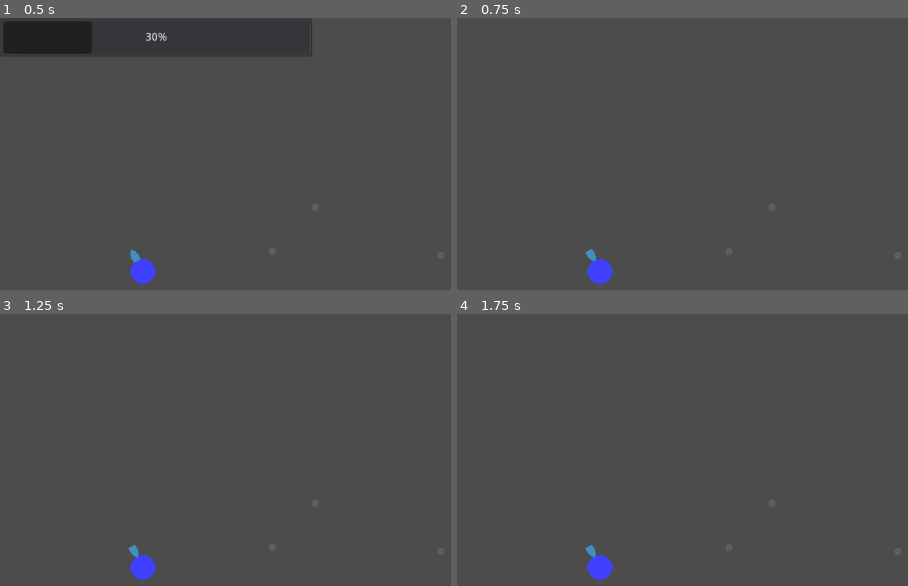
Above: before the commit, frames 1-4 (two rows, left to right).
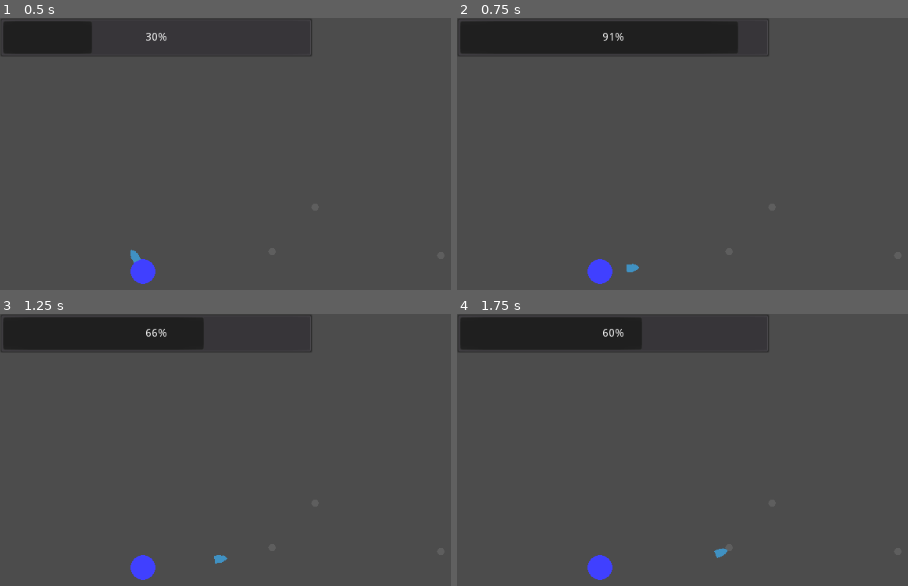
Above: after the commit, the same moments.

Repository: MariusBP/SpacePuzzle
Game: Godot game, scene res://Maps/Demo.tscn
The game is run twice, just before and just after one commit, with the same random seed, the same clock (stepped at 60 frames per second) and the same inputs.
Inputs (mouse positions are in pixels of both pictures, inside the frame that each line leads up to):
- Up to frame 1 (0.5 s): no input
- Up to frame 2 (0.75 s): tap Enter (ui_accept) at 0.5 s; move the mouse to (outside the picture) at 0.52 s; press the mouse at (outside the picture) at 0.53 s
- Up to frame 3 (1.25 s): tap Enter (ui_accept) at 0.77, 1.07 s; right-click (outside the picture) at 0.8 s
- Up to frame 4 (1.75 s): move the mouse to (696, 572) at 1.27 s; release the mouse at (696, 572) at 1.28 s; right-click (696, 572) at 1.35 s; tap Enter (ui_accept) at 1.52, 1.55 s

Frame 1 is identical in both runs. In frame 2, 7.7% of the frame differs, in the area x 0-70%, y 0-94%; in frame 3, 5.6%; in frame 4, 5.1%.

Commit message:
Implemented fuel

Diff:
--- a/Player/Player.gd
+++ b/Player/Player.gd
@@ -3,16 +3,19 @@
 onready var Planets = get_node("../Planets")
 onready var PlanetStart = get_node("../Planets/PlanetStart")
 onready var LaunchPower = get_node("../GUI/VContainer/Bars/LaunchPower")
+onready var FuelGauge = get_node("../GUI/VContainer/Bars/FuelGauge")
 
 enum {
 	LAUNCH
 	MOVE
+	DRIFTING
 	LANDED
 }
 
 var state = LAUNCH
 
 func _ready():
+	var _no_fuel_error = Stats.connect("no_fuel", self, "_on_no_fuel")
 	Stats.anchor_position = PlanetStart.global_position
 	set_global_position(PlanetStart.global_position)
 
@@ -22,21 +25,24 @@
 			launch_state(delta)
 		MOVE:
 			move_state(delta)
+		DRIFTING:
+			drifting_state(delta)
 
 func launch_state(_delta):
 	look_at(get_global_mouse_position())
 	set_global_position((Stats.anchor_position + Vector2(23, 0).rotated(rotation)))
 	if Stats.powering_up:
-		LaunchPower.value += 1
-		if LaunchPower.value >= 100:
+		LaunchPower.value += Stats.launch_power_delta
+		if LaunchPower.value >= Stats.launch_power_max:
 			Stats.powering_up = false
 	else:
-		LaunchPower.value -= 1
+		LaunchPower.value -= Stats.launch_power_delta
 		if LaunchPower.value <= 0:
 			Stats.powering_up = true
-	if Input.is_action_pressed("ui_accept"):
-		Stats.velocity = LaunchPower.value*Vector2(1,0).rotated(rotation)
+	if Input.is_action_pressed("boost"):
+		Stats.velocity = (LaunchPower.value+Stats.base_launch_power)*Vector2(1,0).rotated(rotation)
 		LaunchPower.visible = false
+		FuelGauge.visible = true
 		state = MOVE
 
 func move_state(delta):
@@ -44,11 +50,24 @@
 		var Planet = Planets.get_child(i)
 		Stats.velocity = Stats.velocity + acceleration(Planet.get_global_position(), get_global_position())*delta
 
-	if Input.is_action_pressed("ui_accept"):
+	if Input.is_action_pressed("boost"):
 		rotation = Stats.velocity.angle()
 		Stats.velocity = Stats.velocity + Stats.velocity.normalized() * Stats.thrust * delta
+		Stats.fuel -= Stats.fuel_drain*delta
+	elif Input.is_action_pressed("break"):
+		Stats.velocity = Stats.velocity - 0.9*Stats.velocity.normalized() * Stats.thrust * delta
+		Stats.fuel -= Stats.fuel_drain*0.9*delta
 	else:
 		rotation = Stats.velocity.angle()
+
+	Stats.has_collided = move_and_collide(Stats.velocity * delta)
+
+func drifting_state(delta):
+	for i in range(Planets.get_child_count()):
+		var Planet = Planets.get_child(i)
+		Stats.velocity = Stats.velocity + acceleration(Planet.get_global_position(), get_global_position())*delta
+
+	rotation = Stats.velocity.angle()
 
 	Stats.has_collided = move_and_collide(Stats.velocity * delta)
 
@@ -57,3 +76,14 @@
 	var length = direction.length()
 	var normal = direction.normalized()
 	return normal*Stats.G/pow(length, 2)
+
+
+func _on_no_fuel():
+	state = DRIFTING
+
+func _on_VisibilityNotifier2D_screen_exited():
+	pass
+
+
+func _on_VisibilityNotifier2D_screen_entered():
+	pass
--- a/Player/Player.tscn
+++ b/Player/Player.tscn
@@ -22,3 +22,7 @@
 [node name="AnimationPlayer" type="AnimationPlayer" parent="."]
 
 [node name="Stats" parent="." instance=ExtResource( 3 )]
+
+[node name="VisibilityNotifier2D" type="VisibilityNotifier2D" parent="."]
+[connection signal="screen_entered" from="VisibilityNotifier2D" to="." method="_on_VisibilityNotifier2D_screen_entered"]
+[connection signal="screen_exited" from="VisibilityNotifier2D" to="." method="_on_VisibilityNotifier2D_screen_exited"]
--- a/Player/Stats.gd
+++ b/Player/Stats.gd
@@ -1,9 +1,26 @@
 extends Node
 
-var velocity = Vector2.ZERO
-var launch_velocity = 0
-var powering_up = true
-var thrust = 100
-var G = 200000
+export var max_fuel = 100 setget set_max_fuel
+export onready var fuel = max_fuel setget set_fuel
+
+export var velocity = Vector2.ZERO
+export var launch_velocity = 0
+export var base_launch_power = 50
+export var powering_up = true
+export(int) var launch_power_max = 200
+export(int) var launch_power_delta = launch_power_max/100
+export var thrust = 100
+export var G = 200000
+export var fuel_drain = 50
 var has_collided
 var anchor_position
+
+signal no_fuel
+
+func set_max_fuel(value):
+	max_fuel = max(value, 1)
+
+func set_fuel(value):
+	fuel = clamp(value, 0, max_fuel)
+	if fuel <= 0:
+		emit_signal("no_fuel")
--- /dev/null
+++ b/Technical/FuelGauge.gd
@@ -0,0 +1,7 @@
+extends ProgressBar
+
+func _ready():
+	value = Stats.fuel
+
+func _physics_process(_delta):
+	value = Stats.fuel
--- a/Technical/GUI.gd
+++ /dev/null
@@ -1 +0,0 @@
-extends MarginContainer
--- a/Technical/GUI.tscn
+++ b/Technical/GUI.tscn
@@ -1,11 +1,10 @@
 [gd_scene load_steps=2 format=2]
 
-[ext_resource path="res://Technical/GUI.gd" type="Script" id=1]
+[ext_resource path="res://Technical/FuelGauge.gd" type="Script" id=2]
 
 [node name="GUI" type="MarginContainer"]
 anchor_right = 1.0
 anchor_bottom = 1.0
-script = ExtResource( 1 )
 __meta__ = {
 "_edit_use_anchors_": false
 }
@@ -22,4 +21,18 @@
 margin_right = 400.0
 margin_bottom = 50.0
 rect_min_size = Vector2( 400, 50 )
+max_value = 200.0
 rounded = true
+
+[node name="FuelGauge" type="ProgressBar" parent="VContainer/Bars"]
+visible = false
+margin_left = 404.0
+margin_right = 804.0
+margin_bottom = 50.0
+rect_min_size = Vector2( 400, 50 )
+value = 100.0
+rounded = true
+script = ExtResource( 2 )
+__meta__ = {
+"_edit_use_anchors_": false
+}
--- a/project.godot
+++ b/project.godot
@@ -46,6 +46,19 @@
 "svg/scale": 1.0
 }
 
+[input]
+
+boost={
+"deadzone": 0.5,
+"events": [ Object(InputEventMouseButton,"resource_local_to_scene":false,"resource_name":"","device":-1,"alt":false,"shift":false,"control":false,"meta":false,"command":false,"button_mask":0,"position":Vector2( 0, 0 ),"global_position":Vector2( 0, 0 ),"factor":1.0,"button_index":1,"pressed":false,"doubleclick":false,"script":null)
+ ]
+}
+break={
+"deadzone": 0.5,
+"events": [ Object(InputEventMouseButton,"resource_local_to_scene":false,"resource_name":"","device":-1,"alt":false,"shift":false,"control":false,"meta":false,"command":false,"button_mask":0,"position":Vector2( 0, 0 ),"global_position":Vector2( 0, 0 ),"factor":1.0,"button_index":2,"pressed":false,"doubleclick":false,"script":null)
+ ]
+}
+
 [physics]
 
 common/enable_pause_aware_picking=true
